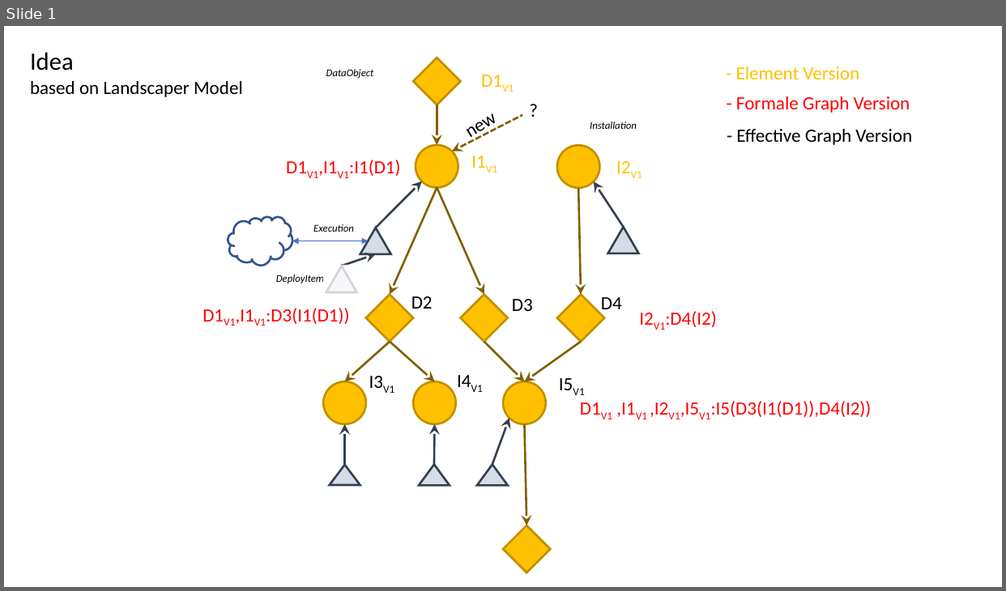
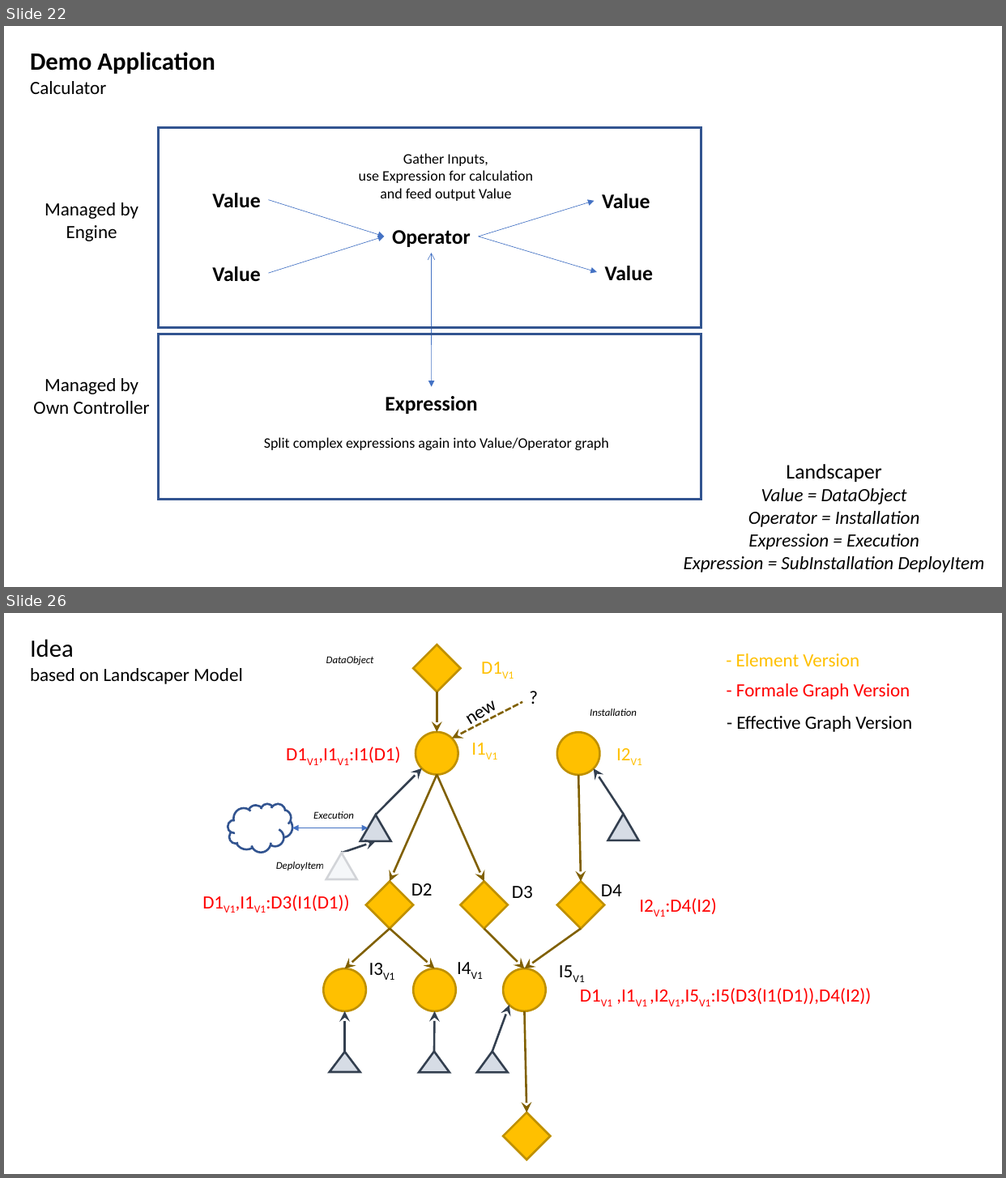
Before and after one commit to mandelsoft/engine, a slide deck: engine.pptx. Shown one above the other, each under a label of ours: slide 1 before the commit, slides 22 and 26 after it; the slides between them are not shown. The pictures are 1006x591 and 1006x1178 pixels, drawn with LibreOffice and Linux fonts; fonts in the diff are those of the drawing. Boxes give left, top, right and bottom in pixels: in the first picture for what was removed or moved away, otherwise in the second. Text is boxed around its words. In the diff, an @@ line names an element or a change of style, - is before the commit and + after.

```diff
--- a/engine.pptx
+++ b/engine.pptx
@@ slide 22 added at [4,26,1002,587], background #FFFFFF @@
@@ text added at [30,52,215,94], 24 pt, text #000000, bold @@
+Demo Application
+Calculator
@@ rectangle added at [158,128,701,327], outline #325491 2 pt @@
@@ text added at [359,153,533,201], 14 pt, text #000000 @@
+Gather Inputs,
+use Expression for calculation
+and feed output Value
@@ text added at [212,193,261,208], 20 pt, text #000000, bold @@
+Value
@@ text added at [602,194,650,209], 20 pt, text #000000, bold @@
+Value
@@ text added at [44,203,138,241], 18 pt, text #000000 @@
+Managed by
+Engine
@@ arrow added from (268, 199) to (385, 237), #4472C4 0.5 pt @@
@@ arrow added from (479, 237) to (594, 201), #4472C4 0.5 pt @@
@@ arrow added from (268, 273) to (385, 237), #4472C4 0.5 pt @@
@@ text added at [392,230,471,247], 20 pt, text #000000, bold @@
+Operator
@@ arrow added from (479, 237) to (597, 272), #4472C4 0.5 pt @@
@@ text added at [212,267,261,282], 20 pt, text #000000, bold @@
+Value
@@ double arrow added from (432, 253) to (432, 386), #4472C4 0.5 pt @@
@@ text added at [605,266,654,280], 20 pt, text #000000, bold @@
+Value
@@ rectangle added at [158,335,701,500], outline #325491 2 pt @@
@@ text added at [33,378,150,414], 18 pt, text #000000 @@
+Managed by
+Own Controller
@@ text added at [385,396,477,414], 20 pt, text #000000, bold @@
+Expression
@@ text added at [264,437,609,450], 14 pt, text #000000 @@
+Split complex expressions again into Value/Operator graph
@@ text added at [684,464,985,573], 18 pt, text #000000, italic @@
+Landscaper
+Value = DataObject
+Operator = Installation
+Expression = Execution
+Expression = SubInstallation DeployItem
@@ what was slide 1 is now slide 26 @@
```
Also in this commit, not shown: 3 slides changed, 24 other slides added, 5 other files.
